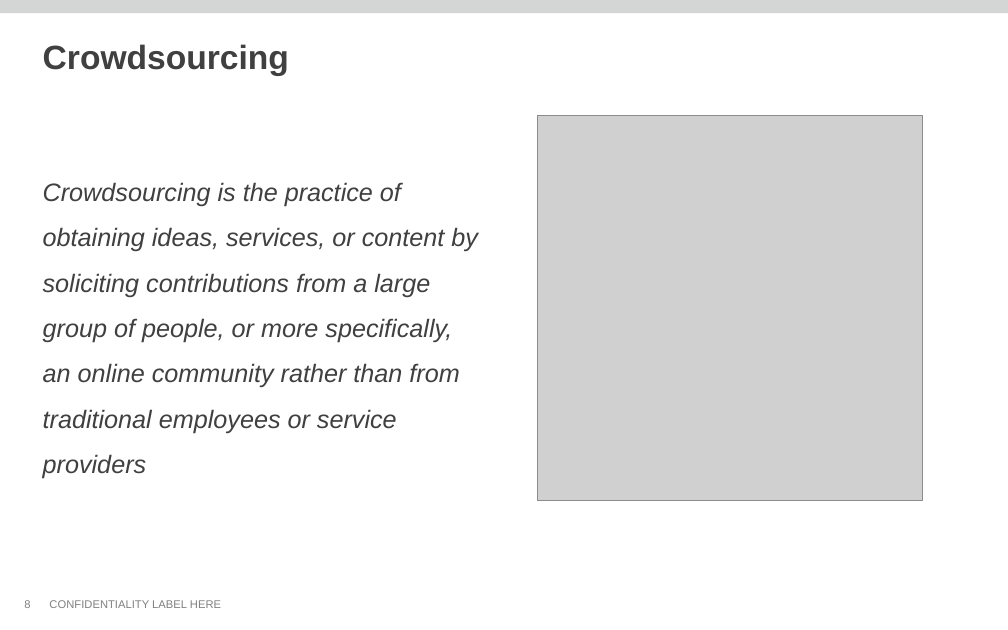
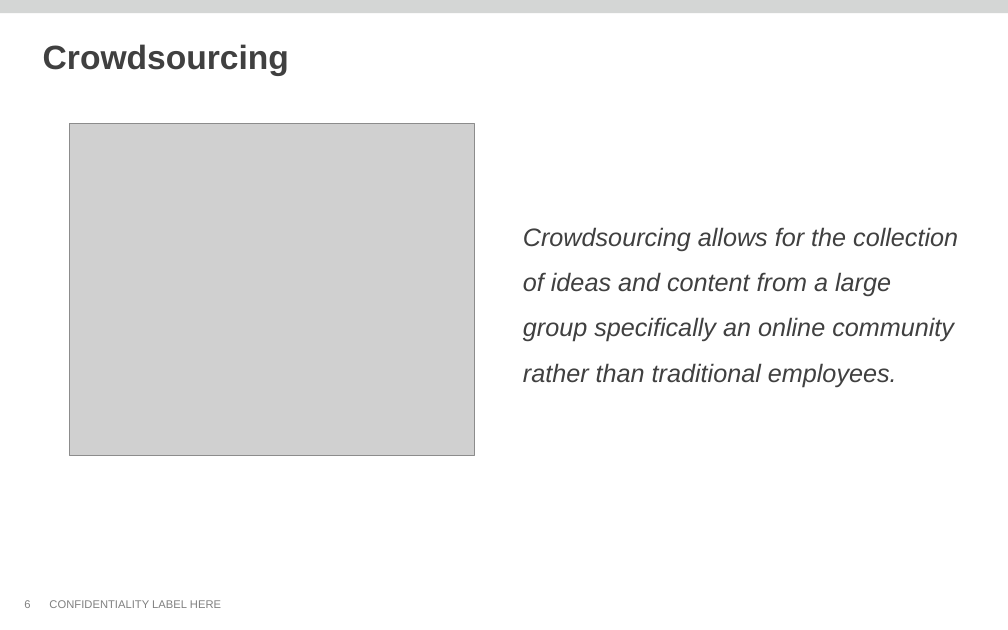
Before and after one commit to thomas-pontikes/greenhouse, a slide deck: slide 6 of CMF.pptx (slide 8 before the commit). Drawn at 1008x630 pixels with LibreOffice and Linux fonts; fonts in the diff are those of the drawing; grey boxes stand for pictures; background and template pictures are left out. Boxes give left, top, right and bottom in pixels: in the first picture for what was removed or moved away, otherwise in the second. Text is boxed around its words. In the diff, an @@ line names an element or a change of style, - is before the commit and + after.

Commit message:
Add files via upload
Updated Slides

```diff
--- a/CMF.pptx
+++ b/CMF.pptx
@@ picture removed at [537, 116, 922, 501] @@
@@ picture added at [70, 124, 475, 456] @@
@@ text at [523, 227, 958, 387]: text changed @@
-Crowdsourcing is the practice of obtaining ideas, services, or content by soliciting contributions from a large group of people, or more specifically, an online community rather than from traditional employees or service providers
+Crowdsourcing allows for the collection of ideas and content from a large group specifically an online community rather than traditional employees.
```
Also in this commit, not shown: 4 other slides changed, 5 slides added, 22 slides removed.
